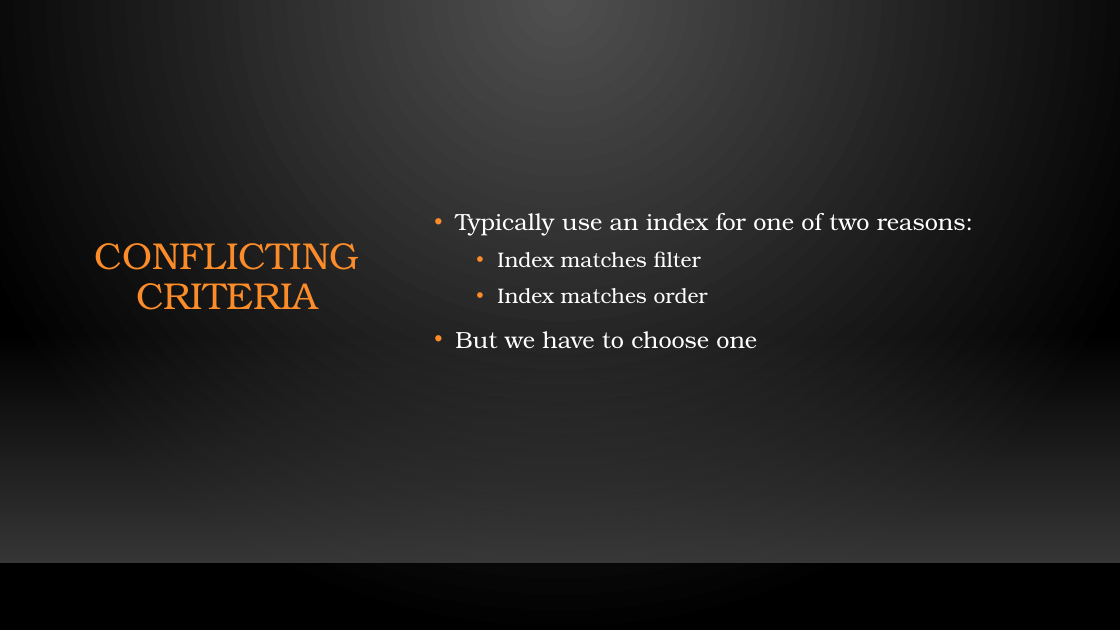
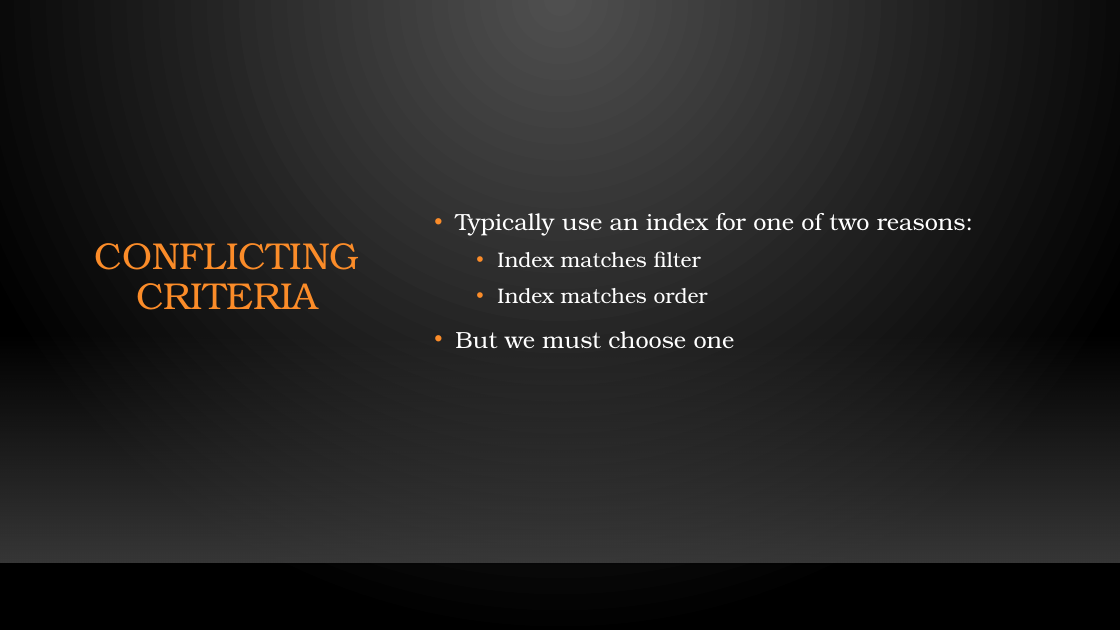
Before and after one commit to sqljared/One-Bite-at-a-Time, a slide deck: slide 6 of One Bite at a Time.pptx. Drawn at 1120x630 pixels with LibreOffice and Linux fonts; fonts in the diff are those of the drawing; background and template pictures are left out. Boxes give left, top, right and bottom in pixels: in the first picture for what was removed or moved away, otherwise in the second. Text is boxed around its words. In the diff, an @@ line names an element or a change of style, - is before the commit and + after.

Commit message:
Index, hint, and slides updates
Adding a few indexes to tables used in the examples to improve behavior. Slight rewording in the slide deck.

```diff
--- a/One Bite at a Time.pptx
+++ b/One Bite at a Time.pptx
@@ text at box(455, 331, 735, 348): text changed @@
-• But we have to choose one
+• But we must choose one
```
Also in this commit, not shown: 5 other files.
